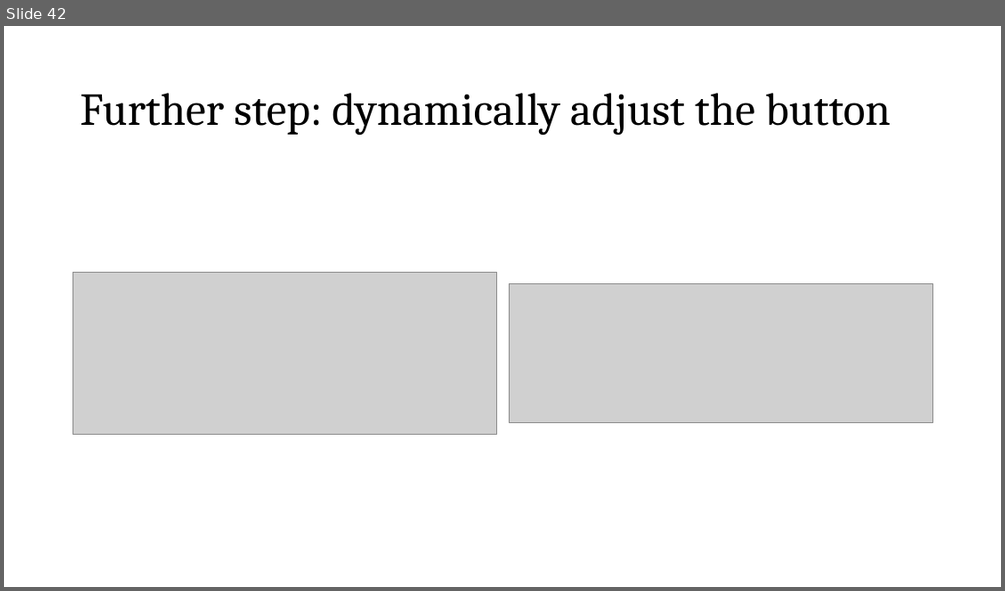
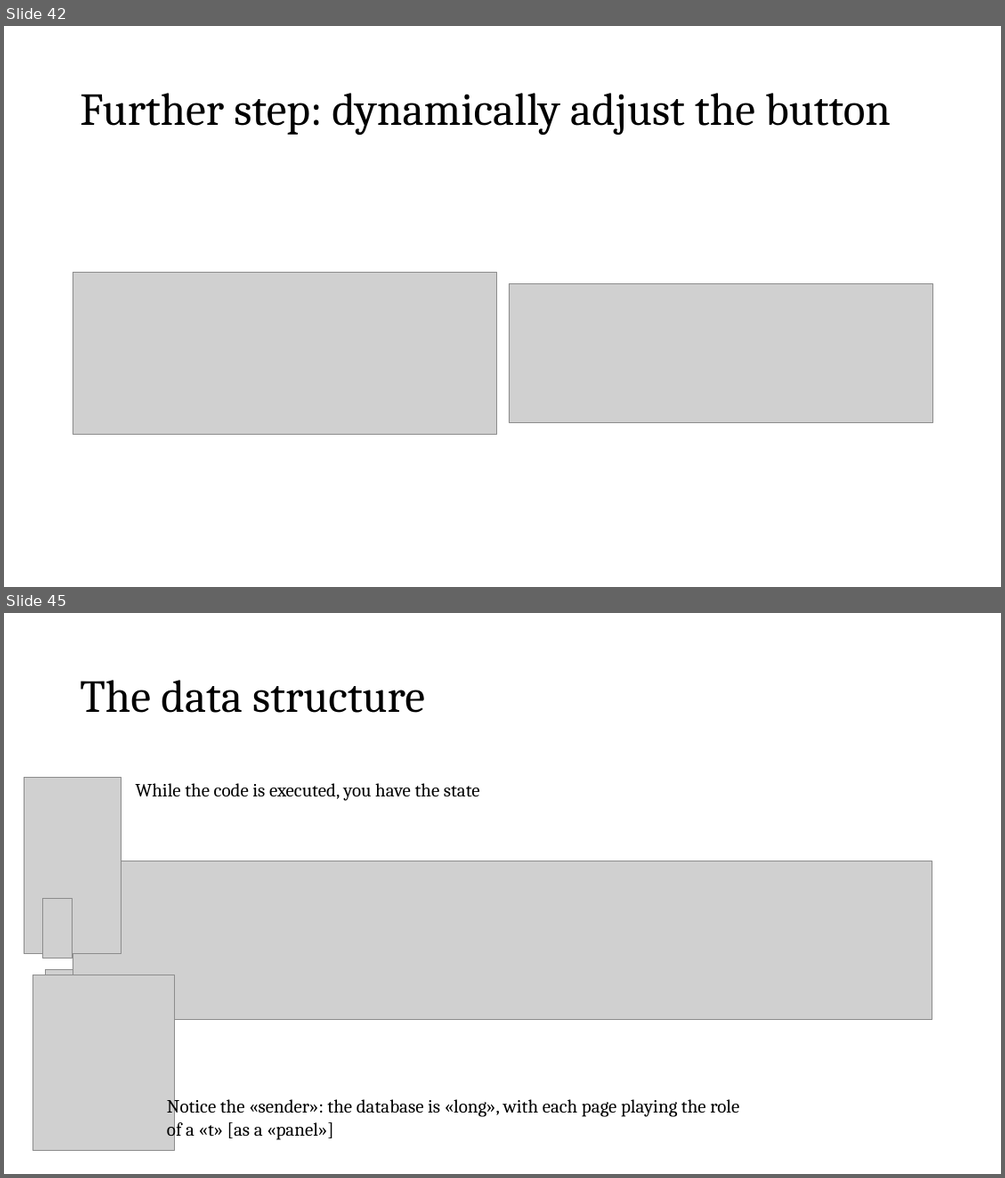
Before and after one commit to fbogliacino/labjsCourse, a slide deck: slides/Slides Labjs.pptx. Shown one above the other, each under a label of ours: slide 42 before the commit, slides 42 and 45 after it; the slides between them are not shown. The pictures are 1005x591 and 1005x1178 pixels, drawn with LibreOffice and Linux fonts; fonts in the diff are those of the drawing; grey boxes stand for pictures. Boxes give left, top, right and bottom in pixels: in the first picture for what was removed or moved away, otherwise in the second. Text is boxed around its words. In the diff, an @@ line names an element or a change of style, - is before the commit and + after.

```diff
--- a/slides/Slides Labjs.pptx
+++ b/slides/Slides Labjs.pptx
@@ slide 45 added at [4, 613, 1001, 1174], background #FFFFFF @@
@@ title added at [80, 680, 425, 713], 44 pt, text #000000 @@
+The data structure
@@ text added at [136, 783, 480, 801], 18 pt, text #000000 @@
+While the code is executed, you have the state
@@ picture added at [73, 860, 933, 1019] @@
@@ group added at [24, 777, 174, 1150]: 4 pictures @@
@@ text added at [167, 1095, 739, 1140], 18 pt, text #000000 @@
+Notice the «sender»: the database is «long», with each page playing the role of a «t» [as a «panel»]
```
Also in this commit, not shown: 1 slide changed, 6 other slides added, 1 slide removed, 1 other file.
